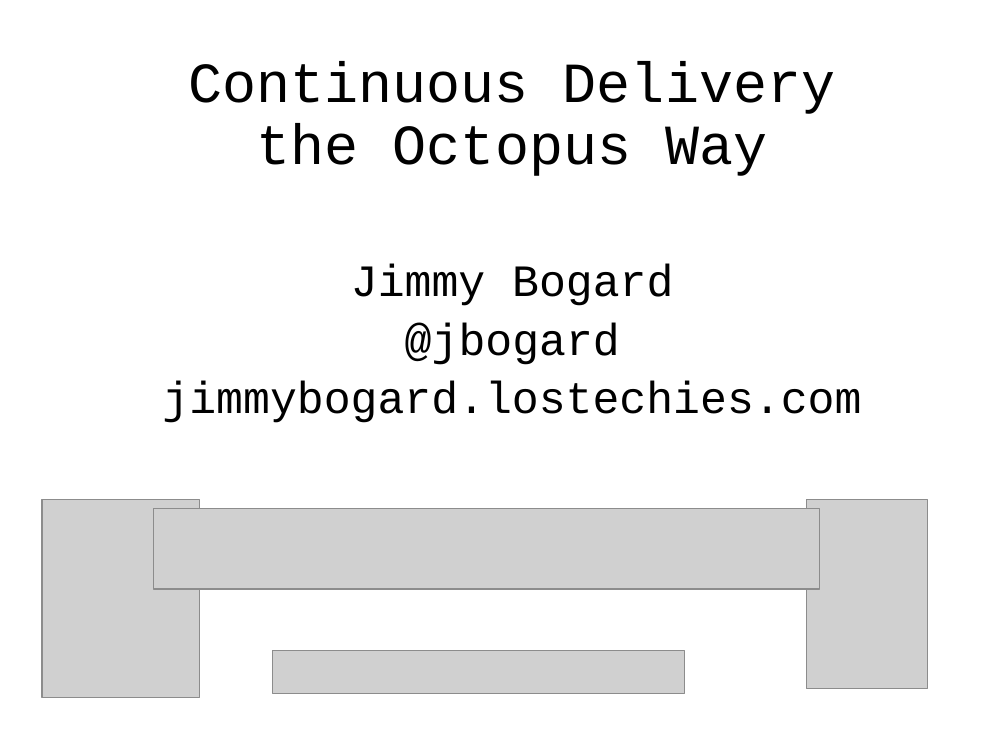
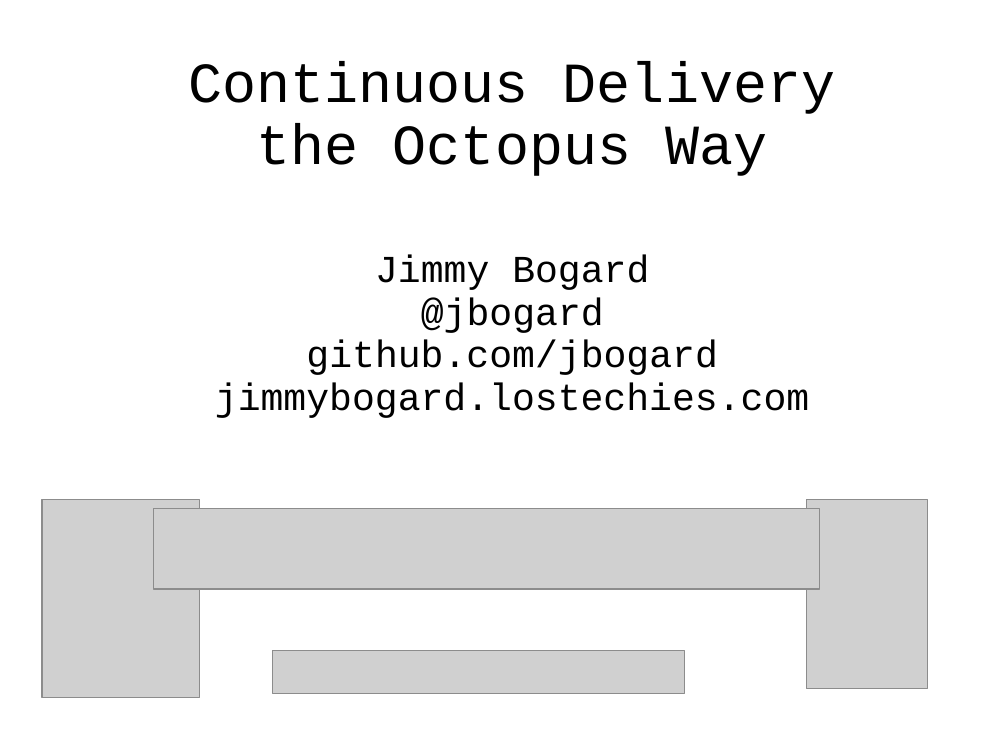
Before and after one commit to jbogard/presentations, a slide deck: slide 1 of ContinuousDeliveryInPractice/Continuous Delivery.pptx. Drawn at 1008x756 pixels with LibreOffice and Linux fonts; fonts in the diff are those of the drawing; grey boxes stand for pictures. Boxes give left, top, right and bottom in pixels: in the first picture for what was removed or moved away, otherwise in the second. Text is boxed around its words. In the diff, an @@ line names an element or a change of style, - is before the commit and + after.

```diff
--- a/ContinuousDeliveryInPractice/Continuous Delivery.pptx
+++ b/ContinuousDeliveryInPractice/Continuous Delivery.pptx
@@ subtitle at <box>215,255,809,418</box>: size 32 to 27.2 pt in "Jimmy Bogard", "@jbogard", "jimmybogard.lostechies.com"; line spacing 0.9 to 0.7 @@
@@ subtitle at <box>306,340,717,375</box>: paragraph added @@
+github.com/jbogard
```
Also in this commit, not shown: 2 slides added, 1 slide removed, 27 other files.
